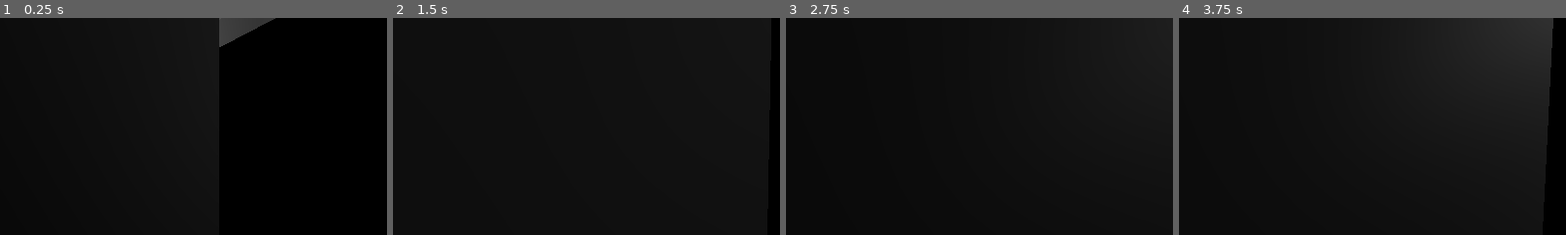
Above: before the commit, frames 1-4 (left to right).
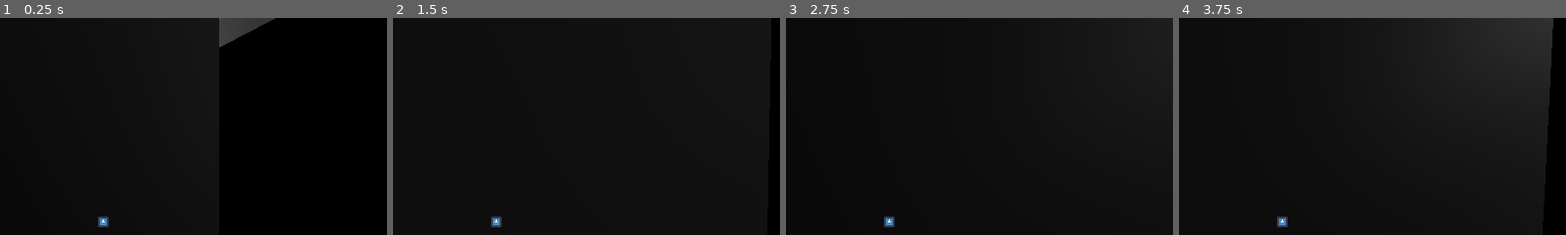
Above: after the commit, the same moments.

Repository: dairycultist/CityZoomer
Game: Godot game, scene res://level/level.tscn
The game is run twice, just before and just after one commit, with the same random seed, the same clock (stepped at 60 frames per second) and the same inputs. The engine's default icon, where the game draws it, is replaced by a stand-in: a white triangle on a blue panel in a dark square.
Inputs (mouse positions are % of the whole screen's width and height, from its top left):
- Up to frame 1 (0.25 s): no input
- Up to frame 2 (1.5 s): tap Enter at 0.5 s; move the mouse to (55, 50) at 0.52 s; hold W (walk_up) from 0.53 s (still down); tap Space (jump) at 0.77 s; move the mouse to (45, 50) at 1.27 s
- Up to frame 3 (2.75 s): keep holding W (walk_up); tap Space (jump) at 1.52, 2 s; move the mouse to (52, 48) at 2.02 s
- Up to frame 4 (3.75 s): keep holding W (walk_up); move the mouse to (49, 52) at 2.77 s; tap Space (jump) at 3.02 s; move the mouse to (57, 51) at 3.52 s
The pictures show only the part of the screen within x 37-87%, y 3-53%; the shares and areas given below are measured in that part.

The runs differ from the first frame. In frame 1, 0.1% of the frame differs, in the area x 25-29%, y 91-97%; in frame 2, 0.1%; in frame 3, 0.1%; in frame 4, 0.1%.

Commit message:
Crosshair

Diff:
--- a/player/player.tscn
+++ b/player/player.tscn
@@ -1,8 +1,9 @@
-[gd_scene load_steps=10 format=4 uid="uid://ng6xdry7dssv"]
+[gd_scene load_steps=11 format=4 uid="uid://ng6xdry7dssv"]
 
 [ext_resource type="Script" uid="uid://db4nmoieo5cus" path="res://player/player.gd" id="1_4flbx"]
 [ext_resource type="ArrayMesh" uid="uid://dli655ofg14gs" path="res://items/rifle.obj" id="2_qjkh3"]
 [ext_resource type="Material" uid="uid://c7morv0ouf260" path="res://player/model/player.tres" id="4_qjkh3"]
+[ext_resource type="Texture2D" uid="uid://deeti2ha7kudf" path="res://icon.svg" id="4_yw30f"]
 
 [sub_resource type="CapsuleShape3D" id="CapsuleShape3D_mlf6e"]
 radius = 0.294356
@@ -374,3 +375,18 @@
 libraries = {
 &"": SubResource("AnimationLibrary_5w4da")
 }
+
+[node name="Crosshair" type="TextureRect" parent="."]
+anchors_preset = 8
+anchor_left = 0.5
+anchor_top = 0.5
+anchor_right = 0.5
+anchor_bottom = 0.5
+offset_left = -8.0
+offset_top = -8.0
+offset_right = 8.0
+offset_bottom = 8.0
+grow_horizontal = 2
+grow_vertical = 2
+texture = ExtResource("4_yw30f")
+expand_mode = 1
